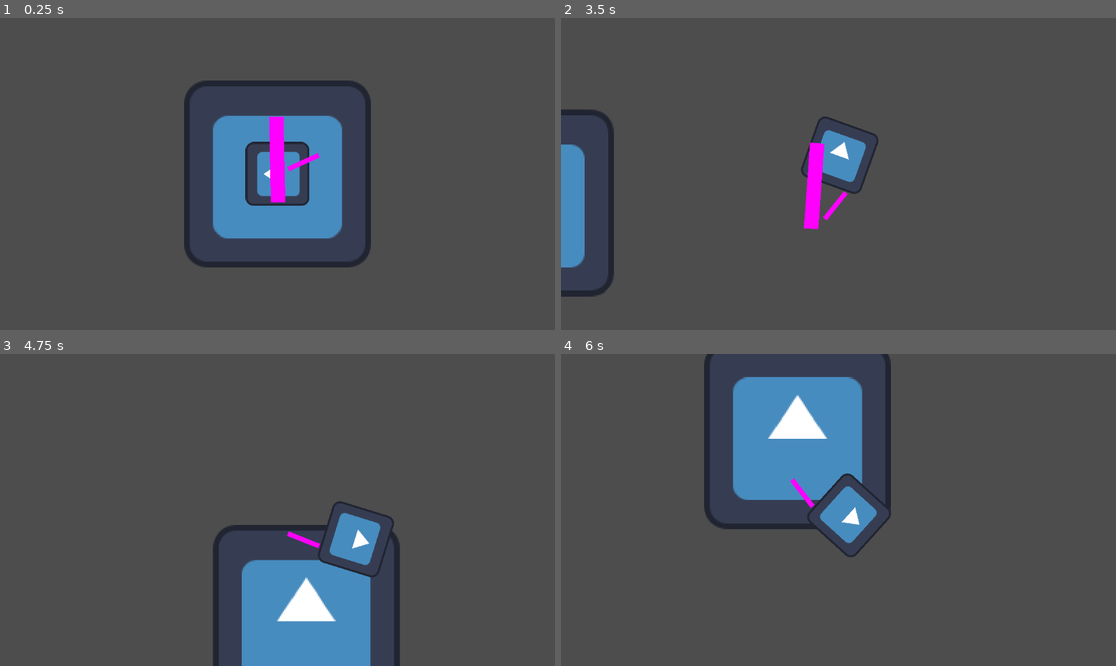
Above: before the commit, frames 1-4 (two rows, left to right).
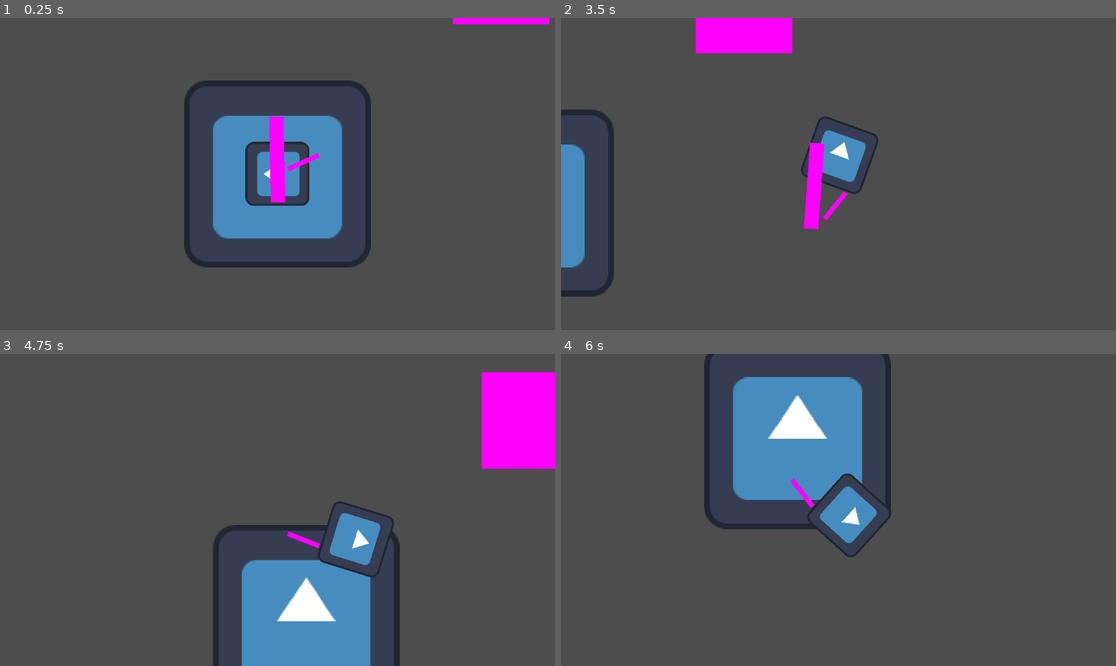
Above: after the commit, the same moments.

Repository: noname7777G/minijam_rvcc
Game: Godot game, scene res://scenes/world.tscn
Two runs of this game, one before a commit and one after it. Both use one fixed random seed, a clock stepped at 60 frames per second and the inputs below. The engine's default icon, where the game draws it, is replaced by a stand-in: a white triangle on a blue panel in a dark square.
Inputs (mouse positions are in pixels of both pictures, inside the frame that each line leads up to):
- Up to frame 1 (0.25 s): no input
- Up to frame 2 (3.5 s): tap Enter at 0.5 s; move the mouse to (960, 158) at 0.52 s; press the mouse at (960, 158) at 0.53 s; hold Right (ui_right) 0.53-1.28 s; move the mouse to (727, 189) at 1.27 s; release the mouse at (727, 189) at 1.28 s; hold Down (ui_down) 1.28-2.03 s; tap 4 (Swap_to_grenade) at 1.35 s; click (727, 189) at 1.55 s; move the mouse to (894, 105) at 2.02 s; press the mouse at (894, 105) at 2.03 s; hold Right (ui_right) 2.03-2.78 s; move the mouse to (810, 236) at 2.77 s; release the mouse at (810, 236) at 2.78 s; hold Up (ui_up) from 2.78 s (still down); tap 1 (swap_to_auto_gun) at 2.85 s; click (810, 236) at 3.05 s
- Up to frame 3 (4.75 s): move the mouse to (444, 556) at 3.52 s; release Up (ui_up) at 3.53 s; hold 2 (swap_to_shotgun) 3.53-4.28 s; hold Left (ui_left) from 3.53 s (still down); click (444, 556) at 3.8 s; move the mouse to (111, 463) at 4.27 s; tap 3 (swap_to_shuriken) at 4.35 s; click (111, 463) at 4.55 s
- Up to frame 4 (6 s): move the mouse to (866, 510) at 5.02 s; release Left (ui_left) at 5.03 s; press the mouse at (866, 510) at 5.03 s; hold Down (ui_down) 5.03-5.78 s; move the mouse to (755, 432) at 5.77 s; release the mouse at (755, 432) at 5.78 s; hold Right (ui_right) from 5.78 s (still down); tap 4 (Swap_to_grenade) at 5.85 s

The runs differ from the first frame. In frame 1, 0.3% of the frame differs, in the area x 81-99%, y 0-3%; in frame 2, 2.0%; in frame 3, 4.1%, in the area x 86-100%, y 5-37%; in frame 4, nothing differs.
Error before the commit: Invalid access to property or key 'owner' on a base object of type 'null instance'. (res://scripts/weapons/base_projectile.gd:34)

Commit message:
Fixed shotgun spread added player to player scene group and PLAYER global group

Diff:
--- a/project.godot
+++ b/project.godot
@@ -18,6 +18,10 @@
 [autoload]
 
 MusicPlayer="res://scenes/music_player.tscn"
+
+[global_group]
+
+PLAYER=""
 
 [input]
 
--- a/scenes/player.tscn
+++ b/scenes/player.tscn
@@ -8,7 +8,7 @@
 [sub_resource type="CircleShape2D" id="CircleShape2D_8nql4"]
 radius = 70.3491
 
-[node name="player" type="CharacterBody2D" node_paths=PackedStringArray("auto_gun_scene", "shotgun_scene")]
+[node name="player" type="CharacterBody2D" node_paths=PackedStringArray("auto_gun_scene", "shotgun_scene") groups=["PLAYER", "player"]]
 script = ExtResource("1_h6xcm")
 auto_gun_scene = NodePath("Auto_gun")
 shotgun_scene = NodePath("shotgun")
--- a/scenes/weapons/shotgun.tscn
+++ b/scenes/weapons/shotgun.tscn
@@ -6,7 +6,7 @@
 [node name="shotgun" instance=ExtResource("1_i1igf")]
 _shot_cooldown = 0.7
 _swap_cooldown = 0.8
-_projectile_spread = 0.1
+_projectile_spread_deg = 90.0
 _projectile_count = 7
 _recoil = 100.0
 projectile_scene = ExtResource("2_0yshu")
--- a/scenes/weapons/shutgun_projectile.tscn
+++ b/scenes/weapons/shutgun_projectile.tscn
@@ -4,6 +4,6 @@
 
 [node name="shutgun_projectile" instance=ExtResource("1_rwkio")]
 damage = 5.0
-speed = 1000.0
-max_range = 1.0
+speed = 10.0
+max_range = 100.0
 time_limit = 3.0
--- a/scenes/world.tscn
+++ b/scenes/world.tscn
@@ -19,6 +19,10 @@
 	pass
 "
 
+[sub_resource type="RectangleShape2D" id="RectangleShape2D_w5l22"]
+
+[sub_resource type="PlaceholderTexture2D" id="PlaceholderTexture2D_dx5ab"]
+
 [node name="World" type="Node2D"]
 
 [node name="player" parent="." instance=ExtResource("1_yofxk")]
@@ -38,5 +42,17 @@
 
 [node name="AudioStreamPlayer2D" parent="CanvasLayer" instance=ExtResource("6_fxbad")]
 
+[node name="CharacterBody2D" type="CharacterBody2D" parent="."]
+
+[node name="CollisionShape2D" type="CollisionShape2D" parent="CharacterBody2D"]
+position = Vector2(464, -411)
+scale = Vector2(10, 10)
+shape = SubResource("RectangleShape2D_w5l22")
+
+[node name="Sprite2D" type="Sprite2D" parent="CharacterBody2D"]
+position = Vector2(464, -411)
+scale = Vector2(200, 200)
+texture = SubResource("PlaceholderTexture2D_dx5ab")
+
 [editable path="player"]
 [editable path="CanvasLayer"]
--- a/scripts/player.gd
+++ b/scripts/player.gd
@@ -15,11 +15,11 @@
 
 #### PRIVATE PROPERTIES ####
 var _user_movement_input: Vector2
-
 var _current_energy: float
-
 var _current_weapon: base_weapon
 
+#### NODE/ASSET EXPORTS####
+@export var hit_sound: Resource
 
 #### PRIVATE FUNCTIONS ####
 func _swap_weapons():
@@ -68,6 +68,10 @@
 	if !is_zero_approx(_user_movement_input.x) and !is_zero_approx(_user_movement_input.y):
 		_current_energy -= delta * movement_energy_loss
 
+#### PUBLIC FUNCTIONS ####
+func on_hit(damage: float):
+	_current_energy -= damage
+
 #### CALLBACKS ####
 func _ready():
 	_current_weapon = auto_gun_scene
@@ -80,7 +84,3 @@
 
 	_do_energy_cost(delta)
 	move_and_slide()
-
-#### SIGNALS ####
-func _on_bullet_body_entered(_body: Node2D) -> void:
-	print("I'm hit!")
--- a/scripts/weapons/base_projectile.gd
+++ b/scripts/weapons/base_projectile.gd
@@ -12,7 +12,6 @@
 #### PUBLIC PROPERTIES ####
 
 #### PRIVATE PROPERTIES ####
-var _shooter: Node2D
 var _initial_velocity: Vector2
 var _trajectory: Vector2
 
@@ -31,7 +30,9 @@
 	_trajectory = trajectory
 	look_at(global_position + _trajectory)
 
-	_shooter = owner.owner
+	for grp_name in get_parent().get_parent().get_groups():
+		add_to_group(grp_name)
+
 	_timer = time_limit
 	_remaining_range = max_range
 
@@ -55,6 +56,10 @@
 
 #### SIGNALS ####
 func _on_body_entered(body:Node2D) -> void:
-	if !body.is_in_group(_shooter.get_groups()[1]):
-		queue_free()
-		body.on_hit(damage)
+	for shooter_grp in get_groups():
+		if body.is_in_group(shooter_grp):
+			return
+
+	queue_free()
+	print("hit")
+	#body.on_hit(damage)
--- a/scripts/weapons/base_weapon.gd
+++ b/scripts/weapons/base_weapon.gd
@@ -13,11 +13,12 @@
 @export var _shot_cooldown: float
 @export var _swap_cooldown: float
 
-@export var _projectile_spread: float
+@export var _projectile_spread_deg: float
 @export var _projectile_count: int = 1
 
 @export var _recoil: float
 
+var _projectile_spread: float
 var _shot_timer: float
 var _swap_timer: float
 
@@ -28,9 +29,10 @@
 @export var projectile_scene: PackedScene
 
 #### CALLBACKS ####
-func _init():
+func _ready():
+	_projectile_spread = (PI / 180) * _projectile_spread_deg
 	_shot_timer = 0
-	_swap_timer = 0
+	_swap_timer = _swap_cooldown
 
 func _process(delta: float) -> void:
 	look_at(get_global_mouse_position())
@@ -81,17 +83,18 @@
 		var start_angle = -(_projectile_spread / 2)
 		var between_angle = _projectile_spread / (_projectile_count - 1)
 
-
 		for p in range(_projectile_count):
 			var current_shot_angle = start_angle + (between_angle * p)
+			var shot_unit_trajectory = unit_trajectory
 
-			unit_trajectory.x = (unit_trajectory.x * cos(current_shot_angle)) - (unit_trajectory.y * sin(current_shot_angle))
-			unit_trajectory.y = (unit_trajectory.x * sin(current_shot_angle)) + (unit_trajectory.y * cos(current_shot_angle))
+			#Bellow is a rotation matrix; TODO: make utils file and figure out why this denormalizes the vector
+			shot_unit_trajectory.x = (shot_unit_trajectory.x * cos(current_shot_angle)) - (shot_unit_trajectory.y * sin(current_shot_angle))
+			shot_unit_trajectory.y = (shot_unit_trajectory.x * sin(current_shot_angle)) + (shot_unit_trajectory.y * cos(current_shot_angle))
 
 			var projectile = projectile_scene.instantiate()
 			add_child(projectile)
 
-			projectile.initialize(_muzzle.global_position, entity_velocity, unit_trajectory)
+			projectile.initialize(_muzzle.global_position, entity_velocity, shot_unit_trajectory.normalized())
 			projectile.reparent($"/root/World")
 
 	_do_recoil()
Not shown: 1 places in scenes/world.tscn that only renumber resources
